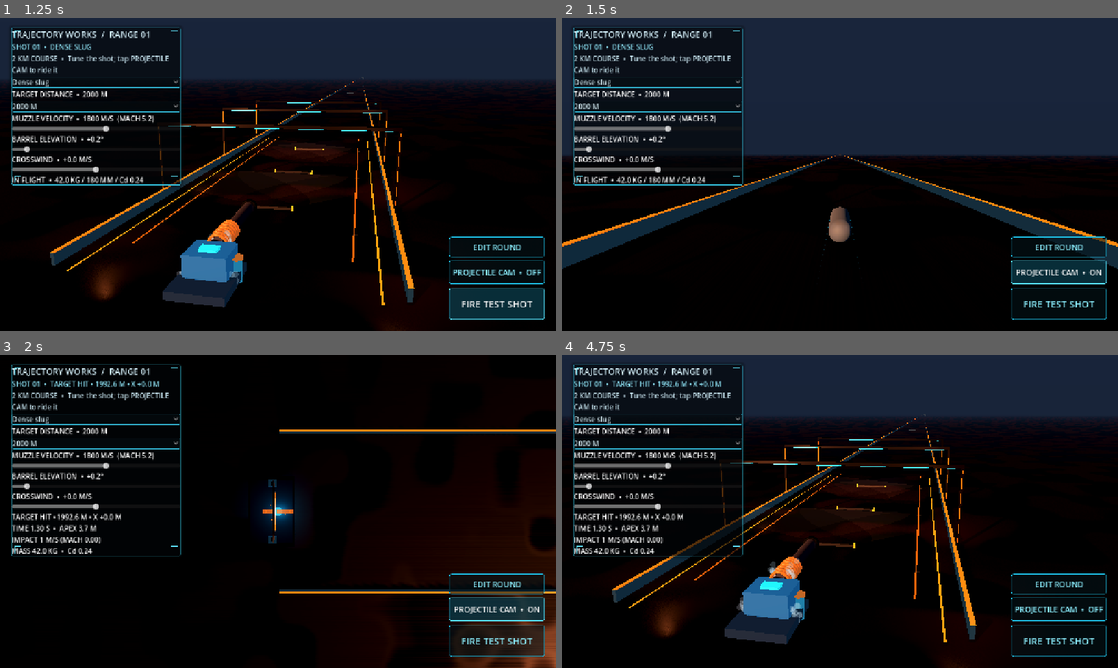
Above: before the commit, frames 1-4 (two rows, left to right).
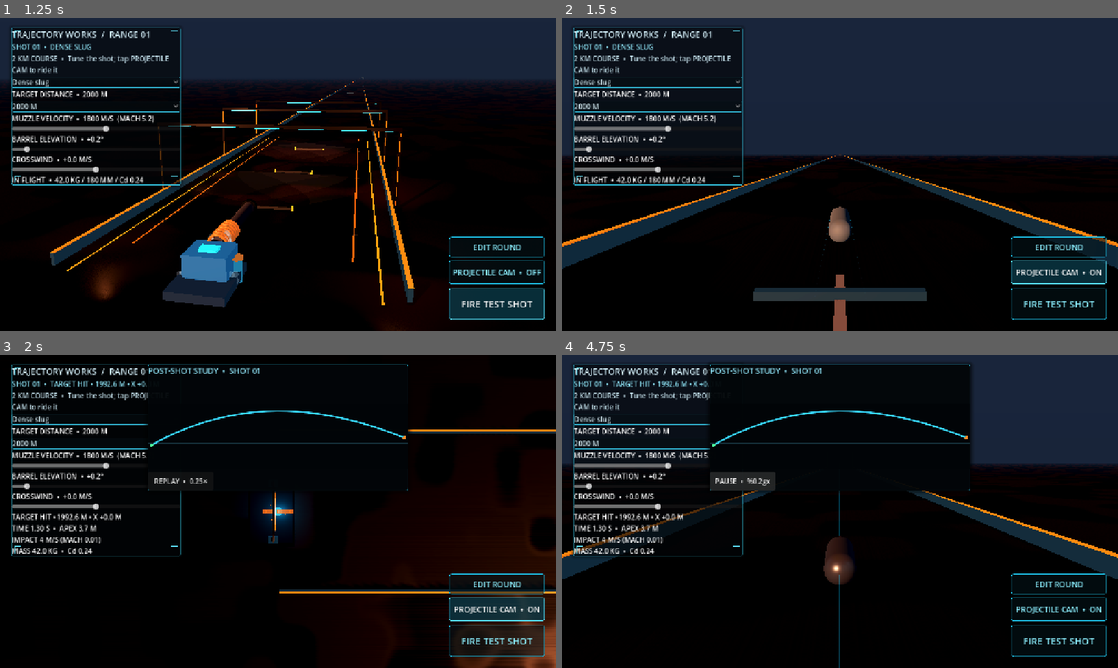
Above: after the commit, the same moments.

Repository: tpylman90-ctrl/Trajectory-Works
Game: Godot game, scene res://scenes/range.tscn
Same seed, same stepped clock (60 frames per second), same inputs: the game is played once before the commit and once after it.
Inputs (mouse positions are in pixels of both pictures, inside the frame that each line leads up to):
- Up to frame 1 (1.25 s): click "FIRE TEST SHOT" at 0.5 s
- Up to frame 2 (1.5 s): click "PROJECTILE CAM • OFF" at 1.25 s
- Up to frame 3 (2 s): no input
- Up to frame 4 (4.75 s): click "PROJECTILE CAM • ON" at 2 s; click (739, 480) at 2.75 s, where only the run after the commit has a clickable "REPLAY • 0.25×"; click (739, 480) at 3.5 s, where only the run after the commit has a clickable "PAUSE • %0.2gx"; click (739, 480) at 4.25 s, where only the run after the commit has a clickable "RESUME • %0.2gx"

Frame 1 is identical in both runs. In frame 2, 1.7% of the frame differs, in the area x 0-100%, y 45-100%; in frame 3, 1.6%; in frame 4, 24%, in the area x 0-100%, y 2-100%.
Error after the commit: unsupported format character in operator '%'. (res://scripts/range.gd:634)

Commit message:
Add detailed post-shot review and slow-motion replay

Diff:
--- a/scripts/range.gd
+++ b/scripts/range.gd
@@ -74,6 +74,58 @@
 var ground_mesh: PlaneMesh
 var ground_render_size := 100000.0
 var ground_home := Vector3(0.0, -0.12, 0.0)
+var shot_history: Array[Dictionary] = []
+var review_layer: CanvasLayer
+var review_summary: Label
+var review_compare: Label
+var review_plot: FlightPlot
+var replay_scrubber: HSlider
+var replay_speed_picker: OptionButton
+var replay_button: Button
+var replay_round: Node3D
+var replay_active := false
+var replay_paused := false
+var replay_time := 0.0
+var replay_rate := 0.25
+var replay_samples: Array = []
+var replay_design: Dictionary = {}
+var replay_duration := 0.0
+var replay_camera_scale := 10.0
+var replay_path: MeshInstance3D
+var replay_path_visible := true
+var replay_camera_scale_label: Label
+
+class FlightPlot extends Control:
+	var samples: Array = []
+	func _draw() -> void:
+		var area := size
+		draw_rect(Rect2(Vector2.ZERO, area), Color(0.006, 0.018, 0.028, 0.96), true)
+		for i in range(1, 5):
+			var y := area.y * float(i) / 5.0
+			draw_line(Vector2(0, y), Vector2(area.x, y), Color(0.16, 0.35, 0.42, 0.5), 1.0)
+		for i in range(1, 6):
+			var x := area.x * float(i) / 6.0
+			draw_line(Vector2(x, 0), Vector2(x, area.y), Color(0.16, 0.35, 0.42, 0.35), 1.0)
+		if samples.size() < 2:
+			draw_string(ThemeDB.fallback_font, Vector2(12, 22), "FLIGHT PROFILE • HEIGHT VS DOWNRANGE", HORIZONTAL_ALIGNMENT_LEFT, -1, 13, Color(0.55, 0.85, 0.91))
+			return
+		var min_x := float(samples[0].position.z)
+		var max_x := float(samples[0].position.z)
+		var max_y := 1.0
+		for sample in samples:
+			var p: Vector3 = sample.position
+			min_x = minf(min_x, p.z)
+			max_x = maxf(max_x, p.z)
+			max_y = maxf(max_y, p.y)
+		var span_x := maxf(absf(max_x - min_x), 1.0)
+		var pts := PackedVector2Array()
+		for sample in samples:
+			var p: Vector3 = sample.position
+			pts.append(Vector2(8.0 + ((p.z - min_x) / span_x) * (area.x - 16.0), area.y - 8.0 - (clampf(p.y, 0.0, max_y) / max_y) * (area.y - 24.0)))
+		draw_polyline(pts, Color(0.22, 0.86, 1.0), 2.5, true)
+		draw_circle(pts[0], 4.0, Color(1.0, 0.55, 0.16))
+		draw_circle(pts[pts.size() - 1], 4.0, Color(0.30, 1.0, 0.62))
+
 
 const ROUND_NOSES := ["Ogive", "Conical", "Round", "Flat"]
 const ROUND_MATERIALS := [
@@ -82,6 +134,19 @@
 	{"name": "Copper alloy", "density": 8960.0, "color": Color(0.72, 0.32, 0.15)},
 	{"name": "Tungsten alloy", "density": 18000.0, "color": Color(0.25, 0.31, 0.37)},
 ]
+
+
+func _process(delta: float) -> void:
+	if not replay_active or replay_paused or replay_samples.size() < 2:
+		return
+	replay_time = minf(replay_time + delta * replay_rate, replay_duration)
+	if is_instance_valid(replay_scrubber):
+		replay_scrubber.set_value_no_signal(replay_time)
+	_update_replay_pose()
+	if replay_time >= replay_duration:
+		replay_paused = true
+		if is_instance_valid(replay_button):
+			replay_button.text = "REPLAY COMPLETE  •  REPLAY"
 
 
 func _ready() -> void:
@@ -514,6 +579,284 @@
 	imported.name = "BlenderRangeSetDressing"
 	add_child(imported)
 	print("Using detailed Blender range set dressing.")
+
+
+func _show_shot_review() -> void:
+	if is_instance_valid(review_layer):
+		_stop_slow_replay()
+		review_layer.queue_free()
+	review_layer = CanvasLayer.new()
+	review_layer.layer = 20
+	add_child(review_layer)
+	var panel := PanelContainer.new()
+	panel.set_anchors_preset(Control.PRESET_CENTER_TOP)
+	panel.position = Vector2(-300.0, 22.0)
+	panel.custom_minimum_size = Vector2(600.0, 0.0)
+	var style := StyleBoxFlat.new()
+	style.bg_color = Color(0.008, 0.024, 0.034, 0.91)
+	style.border_color = Color(0.16, 0.78, 0.92, 0.9)
+	style.set_border_width_all(1)
+	style.set_corner_radius_all(4)
+	style.shadow_color = Color(0.0, 0.0, 0.0, 0.55)
+	style.shadow_size = 10
+	panel.add_theme_stylebox_override("panel", style)
+	review_layer.add_child(panel)
+	var stack := VBoxContainer.new()
+	stack.add_theme_constant_override("separation", 6)
+	panel.add_child(stack)
+	var heading := Label.new()
+	heading.text = "POST-SHOT STUDY  •  SHOT %02d" % int(shot_history.back().shot)
+	heading.add_theme_font_size_override("font_size", 18)
+	heading.add_theme_color_override("font_color", Color(0.58, 0.92, 1.0))
+	stack.add_child(heading)
+	review_summary = Label.new()
+	review_summary.autowrap_mode = TextServer.AUTOWRAP_WORD_SMART
+	review_summary.add_theme_color_override("font_color", Color(0.84, 0.92, 0.95))
+	stack.add_child(review_summary)
+	review_compare = Label.new()
+	review_compare.add_theme_color_override("font_color", Color(1.0, 0.66, 0.30))
+	stack.add_child(review_compare)
+	review_plot = FlightPlot.new()
+	review_plot.custom_minimum_size = Vector2(0.0, 150.0)
+	review_plot.size_flags_horizontal = Control.SIZE_EXPAND_FILL
+	review_plot.samples = shot_history.back().samples
+	stack.add_child(review_plot)
+	var row := HBoxContainer.new()
+	row.add_theme_constant_override("separation", 8)
+	stack.add_child(row)
+	replay_button = Button.new()
+	replay_button.text = "REPLAY  •  0.25×"
+	replay_button.custom_minimum_size = Vector2(150.0, 42.0)
+	replay_button.pressed.connect(_toggle_slow_replay)
+	row.add_child(replay_button)
+	replay_speed_picker = OptionButton.new()
+	for speed in [0.10, 0.25, 0.50, 1.0]:
+		replay_speed_picker.add_item("%0.2gx" % speed)
+	replay_speed_picker.select(1)
+	replay_speed_picker.item_selected.connect(_on_replay_speed_selected)
+	row.add_child(replay_speed_picker)
+	var path_button := Button.new()
+	path_button.text = "PATH TRACE  •  ON"
+	path_button.pressed.connect(_toggle_replay_path)
+	row.add_child(path_button)
+	var close_button := Button.new()
+	close_button.text = "CLOSE REVIEW"
+	close_button.pressed.connect(_close_shot_review)
+	row.add_child(close_button)
+	replay_camera_scale_label = Label.new()
+	replay_camera_scale_label.text = "CHASE FRAMING  •  %0.1f×" % replay_camera_scale
+	stack.add_child(replay_camera_scale_label)
+	var camera_scale_slider := HSlider.new()
+	camera_scale_slider.min_value = 6.0
+	camera_scale_slider.max_value = 18.0
+	camera_scale_slider.step = 0.5
+	camera_scale_slider.value = replay_camera_scale
+	camera_scale_slider.value_changed.connect(_on_replay_camera_scale_changed)
+	stack.add_child(camera_scale_slider)
+	replay_scrubber = HSlider.new()
+	replay_scrubber.min_value = 0.0
+	replay_scrubber.max_value = maxf(replay_duration, 0.01)
+	replay_scrubber.step = maxf(replay_duration / 500.0, 0.01)
+	replay_scrubber.value_changed.connect(_on_replay_scrubbed)
+	stack.add_child(replay_scrubber)
+	var axes := Label.new()
+	axes.text = "FLIGHT PROFILE  •  ALTITUDE VS DOWNRANGE     ORANGE: LAUNCH   CYAN: PATH   GREEN: END"
+	axes.add_theme_font_size_override("font_size", 12)
+	axes.add_theme_color_override("font_color", Color(0.55, 0.79, 0.85))
+	stack.add_child(axes)
+	_update_review_text()
+
+
+func _update_review_text() -> void:
+	if shot_history.is_empty() or not is_instance_valid(review_summary):
+		return
+	var shot: Dictionary = shot_history.back()
+	review_summary.text = "%s  •  RANGE %0.0f M  •  TIME %0.2f S\nAPEX %0.0f M  •  IMPACT %0.0f M/S (MACH %0.2f)  •  SPIN %0.0f RPM\nMASS %0.2f KG  •  DIAMETER %0.0f MM  •  PEAK MACH %0.2f  •  MAX Q %0.1f KPA" % [shot.outcome, shot.range, shot.time, shot.apex, shot.impact_speed, shot.impact_mach, shot.spin_rpm, shot.mass, shot.diameter * 1000.0, shot.peak_mach, shot.max_q / 1000.0]
+	if shot_history.size() > 1:
+		var previous: Dictionary = shot_history[shot_history.size() - 2]
+		review_compare.text = "VS SHOT %02d  •  RANGE %+0.1f M  •  APEX %+0.1f M  •  IMPACT SPEED %+0.1f M/S" % [previous.shot, float(shot.range) - float(previous.range), float(shot.apex) - float(previous.apex), float(shot.impact_speed) - float(previous.impact_speed)]
+	else:
+		review_compare.text = "SHOT HISTORY  •  FIRE AGAIN TO COMPARE THIS ROUND WITH YOUR NEXT DESIGN"
+
+
+func _toggle_replay_path() -> void:
+	replay_path_visible = not replay_path_visible
+	if is_instance_valid(replay_path):
+		replay_path.visible = replay_path_visible
+
+
+func _on_replay_camera_scale_changed(value: float) -> void:
+	replay_camera_scale = value
+	if is_instance_valid(replay_camera_scale_label):
+		replay_camera_scale_label.text = "CHASE FRAMING  •  %0.1f×" % value
+	_update_replay_pose()
+
+
+func _build_replay_path() -> void:
+	if is_instance_valid(replay_path):
+		replay_path.queue_free()
+	replay_path = MeshInstance3D.new()
+	var mesh := ImmediateMesh.new()
+	mesh.surface_begin(Mesh.PRIMITIVE_LINE_STRIP)
+	for i in range(replay_samples.size()):
+		var sample: Dictionary = replay_samples[i]
+		var alpha := lerpf(0.10, 0.74, float(i) / float(maxi(replay_samples.size() - 1, 1)))
+		mesh.surface_set_color(Color(0.12, 0.75, 0.94, alpha))
+		mesh.surface_add_vertex(sample.position)
+	mesh.surface_end()
+	var path_material := StandardMaterial3D.new()
+	path_material.shading_mode = BaseMaterial3D.SHADING_MODE_UNSHADED
+	path_material.transparency = BaseMaterial3D.TRANSPARENCY_ALPHA
+	path_material.vertex_color_use_as_albedo = true
+	path_material.albedo_color = Color.WHITE
+	path_material.emission_enabled = true
+	path_material.emission = Color(0.04, 0.24, 0.32)
+	path_material.emission_energy_multiplier = 0.25
+	path_material.no_depth_test = false
+	replay_path.mesh = mesh
+	replay_path.material_override = path_material
+	replay_path.cast_shadow = GeometryInstance3D.SHADOW_CASTING_SETTING_OFF
+	replay_path.visible = replay_path_visible
+	add_child(replay_path)
+
+
+func _close_shot_review() -> void:
+	_stop_slow_replay()
+	if is_instance_valid(review_layer):
+		review_layer.queue_free()
+	review_layer = null
+
+
+func _on_replay_speed_selected(index: int) -> void:
+	var rates := [0.10, 0.25, 0.50, 1.0]
+	replay_rate = float(rates[clampi(index, 0, rates.size() - 1)])
+	if is_instance_valid(replay_button):
+		replay_button.text = ("RESUME" if replay_paused else "PAUSE") + "  •  %0.2gx" % replay_rate
+
+
+func _toggle_slow_replay() -> void:
+	if replay_active and replay_paused and replay_time < replay_duration:
+		replay_paused = false
+		if is_instance_valid(replay_button):
+			replay_button.text = "PAUSE  •  %0.2gx" % replay_rate
+		return
+	if replay_active and not replay_paused:
+		replay_paused = true
+		if is_instance_valid(replay_button):
+			replay_button.text = "RESUME  •  %0.2gx" % replay_rate
+		return
+	if shot_history.is_empty():
+		return
+	var shot: Dictionary = shot_history.back()
+	replay_samples = shot.samples
+	replay_design = shot.design
+	replay_duration = float(shot.time)
+	replay_time = 0.0
+	replay_paused = false
+	replay_active = true
+	projectile_camera_enabled = true
+	if is_instance_valid(projectile_camera_button):
+		projectile_camera_button.text = "PROJECTILE CAM  •  ON"
+	_create_replay_round()
+	_build_replay_path()
+	_update_replay_pose()
+	if is_instance_valid(replay_scrubber):
+		replay_scrubber.max_value = maxf(replay_duration, 0.01)
+		replay_scrubber.set_value_no_signal(0.0)
+	if is_instance_valid(replay_button):
+		replay_button.text = "PAUSE  •  %0.2gx" % replay_rate
+
+
+func _create_replay_round() -> void:
+	if is_instance_valid(replay_round):
+		replay_round.queue_free()
+	replay_round = Node3D.new()
+	replay_round.name = "SlowMotionRoundReplay"
+	var model := MeshInstance3D.new()
+	var radius := float(replay_design.get("diameter", 0.18)) * 0.5
+	if str(replay_design.get("shape", "")) == "custom":
+		model.mesh = _build_round_mesh(replay_design)
+	elif str(replay_design.get("shape", "")) == "sphere":
+		var sphere := SphereMesh.new()
+		sphere.radius = radius
+		sphere.height = radius * 2.0
+		model.mesh = sphere
+	else:
+		var capsule := CapsuleMesh.new()
+		capsule.radius = radius
+		capsule.height = float(replay_design.get("length", radius * 3.0))
+		model.mesh = capsule
+		model.rotation.x = PI * 0.5
+	var color: Color = replay_design.get("color", Color(0.42, 0.55, 0.62))
+	var finish := StandardMaterial3D.new()
+	finish.albedo_color = color
+	finish.metallic = 0.82
+	finish.roughness = 0.29
+	finish.emission_enabled = true
+	finish.emission = Color(0.008, 0.055, 0.075)
+	finish.emission_energy_multiplier = 0.18
+	model.material_override = finish
+	replay_round.add_child(model)
+	add_child(replay_round)
+
+
+func _update_replay_pose() -> void:
+	if not replay_active or replay_samples.size() < 2:
+		return
+	var lo := 0
+	while lo < replay_samples.size() - 2 and float(replay_samples[lo + 1].time) < replay_time:
+		lo += 1
+	var a: Dictionary = replay_samples[lo]
+	var b: Dictionary = replay_samples[lo + 1]
+	var span := maxf(float(b.time) - float(a.time), 0.0001)
+	var t := clampf((replay_time - float(a.time)) / span, 0.0, 1.0)
+	var position: Vector3 = a.position.lerp(b.position, t)
+	var rotation_a: Quaternion = a.rotation
+	var rotation_b: Quaternion = b.rotation
+	var rotation := rotation_a.slerp(rotation_b, t).normalized()
+	if is_instance_valid(replay_round):
+		replay_round.global_position = position
+		replay_round.global_basis = Basis(rotation)
+	var velocity: Vector3 = a.velocity.lerp(b.velocity, t)
+	_update_replay_camera(position, velocity, float(replay_design.get("diameter", 0.18)))
+
+
+func _update_replay_camera(position: Vector3, velocity: Vector3, diameter: float) -> void:
+	if not projectile_camera_enabled:
+		return
+	var forward := velocity.normalized() if velocity.length_squared() > 0.01 else Vector3.FORWARD
+	var stable_up := Vector3.UP if absf(forward.dot(Vector3.UP)) < 0.97 else Vector3.RIGHT
+	var distance := clampf(diameter * replay_camera_scale, diameter * 5.0, diameter * 24.0)
+	camera.far = clampf(110000.0 + position.y * 24.0, 110000.0, 15000000.0)
+	camera.fov = 54.0
+	camera.global_position = position - forward * distance + stable_up * distance * 0.32
+	camera.look_at(position + forward * maxf(diameter * 8.0, 1.8), stable_up)
+
+
+func _on_replay_scrubbed(value: float) -> void:
+	if replay_samples.is_empty():
+		return
+	replay_time = clampf(value, 0.0, replay_duration)
+	replay_active = true
+	replay_paused = true
+	if not is_instance_valid(replay_round):
+		_create_replay_round()
+		_build_replay_path()
+	_update_replay_pose()
+	if is_instance_valid(replay_button):
+		replay_button.text = "RESUME  •  %0.2gx" % replay_rate
+
+
+func _stop_slow_replay() -> void:
+	replay_active = false
+	replay_paused = true
+	replay_samples.clear()
+	if is_instance_valid(replay_round):
+		replay_round.queue_free()
+	replay_round = null
+	if is_instance_valid(replay_path):
+		replay_path.queue_free()
+	replay_path = null
 
 
 func _build_hud() -> void:
@@ -1455,6 +1798,12 @@
 
 
 func _toggle_projectile_camera() -> void:
+	if replay_active:
+		projectile_camera_enabled = not projectile_camera_enabled
+		if is_instance_valid(projectile_camera_button):
+			projectile_camera_button.text = "PROJECTILE CAM  •  ON" if projectile_camera_enabled else "PROJECTILE CAM  •  OFF"
+		_update_replay_pose()
+		return
 	projectile_camera_enabled = not projectile_camera_enabled
 	if projectile_camera_enabled:
 		followed_projectile = last_projectile if is_instance_valid(last_projectile) else null
@@ -1637,7 +1986,10 @@
 		followed_projectile = projectile
 	projectile.set_meta("design", design)
 	projectile.set_meta("wind_x", wind_slider.value)
-	active_shots[projectile.get_instance_id()] = {"body": projectile, "number": shot_count, "time": 0.0, "max_height": projectile.global_position.y, "origin": projectile.global_position, "design": design}
+	var initial_atmosphere := _atmosphere_state(projectile.global_position.y)
+	var initial_spin := absf(projectile.angular_velocity.dot(-projectile.global_transform.basis.z.normalized())) * 60.0 / TAU
+	var initial_sample := {"time": 0.0, "position": projectile.global_position, "rotation": projectile.global_transform.basis.get_rotation_quaternion(), "velocity": projectile.linear_velocity, "mach": projectile.linear_velocity.length() / maxf(float(initial_atmosphere.sound_speed), 1.0), "spin_rpm": initial_spin, "q": 0.5 * float(initial_atmosphere.density) * projectile.linear_velocity.length_squared()}
+	active_shots[projectile.get_instance_id()] = {"body": projectile, "number": shot_count, "time": 0.0, "sample_timer": 0.0, "samples": [initial_sample], "max_height": projectile.global_position.y, "max_q": 0.0, "peak_mach": 0.0, "peak_spin_rpm": initial_spin, "origin": projectile.global_position, "design": design}
 	analysis_label.text = "IN FLIGHT  •  %0.1f KG / %0.0f MM / Cd %0.2f" % [design.mass, design.diameter * 1000.0, design.cd]
 	# Shots remain active until impact; the long failsafe only cleans up runaway bodies.
 
@@ -1748,10 +2100,18 @@
 	}
 
 
-func _mach_drag_multiplier(mach: float) -> float:
-	var transonic_peak := 0.28 * exp(-pow((mach - 1.0) / 0.32, 2.0))
-	var high_mach_reduction := 0.08 * clampf((mach - 3.0) / 2.0, 0.0, 1.0)
-	return 1.0 + transonic_peak - high_mach_reduction
+func _mach_drag_multiplier(mach: float, nose: String = "Ogive") -> float:
+	# A compact transonic drag rise followed by the milder coefficient change
+	# typical of slender supersonic bodies; blunt noses retain more pressure drag.
+	var nose_factor := 1.0
+	match nose.to_lower():
+		"flat": nose_factor = 1.55
+		"round": nose_factor = 1.25
+		"conical": nose_factor = 0.94
+	var transonic_peak := 0.34 * nose_factor * exp(-pow((mach - 1.0) / 0.34, 2.0))
+	var subsonic_curve := 1.0 + 0.10 * clampf((0.8 - mach) / 0.8, 0.0, 1.0)
+	var supersonic_relief := 0.10 * clampf((mach - 2.0) / 6.0, 0.0, 0.7)
+	return maxf(subsonic_curve + transonic_peak - supersonic_relief, 0.68)
 
 
 func _physics_process(_delta: float) -> void:
@@ -1765,7 +2125,11 @@
 		var local_gravity := AIR_GRAVITY * pow(EARTH_RADIUS / (EARTH_RADIUS + altitude), 2.0)
 		projectile.apply_central_force(Vector3.DOWN * projectile.mass * local_gravity)
 		var velocity := projectile.linear_velocity
-		var relative_air_velocity := velocity - Vector3(float(projectile.get_meta("wind_x")), 0.0, 0.0)
+		var base_wind := float(projectile.get_meta("wind_x"))
+		var altitude_shear := signf(base_wind) * minf(absf(base_wind) * 0.8, absf(base_wind) * clampf(altitude / 6000.0, 0.0, 0.8))
+		var course_gust := sin(projectile.global_position.z * 0.0013 + altitude * 0.00017 + float(shot.number)) * absf(base_wind) * 0.12
+		var wind_at_round := base_wind + altitude_shear + course_gust
+		var relative_air_velocity := velocity - Vector3(wind_at_round, 0.0, 0.0)
 		var speed := relative_air_velocity.length()
 		if speed > 0.01:
 			var design: Dictionary = shot.design
@@ -1787,12 +2151,17 @@
 			var atmosphere := _atmosphere_state(projectile.global_position.y)
 			var density := float(atmosphere.density)
 			var mach := speed / maxf(float(atmosphere.sound_speed), 1.0)
-			var drag := 0.5 * density * effective_cd * _mach_drag_multiplier(mach) * projected_area * speed * speed
+			var nose_name := str(design.get("nose", "Ogive"))
+			var drag := 0.5 * density * effective_cd * _mach_drag_multiplier(mach, nose_name) * projected_area * speed * speed
+			var dynamic_pressure := 0.5 * density * speed * speed
+			shot.max_q = maxf(float(shot.get("max_q", 0.0)), dynamic_pressure)
+			shot.peak_mach = maxf(float(shot.get("peak_mach", 0.0)), mach)
 			projectile.apply_central_force(-relative_air_velocity.normalized() * drag)
 			if design.shape != "sphere" and speed > 1.0:
-				var dynamic_pressure := 0.5 * density * speed * speed
 				var alignment_error := axis.cross(relative_air_velocity.normalized())
 				var spin_rate := projectile.angular_velocity.dot(axis)
+				var spin_rpm := absf(spin_rate) * 60.0 / TAU
+				shot.peak_spin_rpm = maxf(float(shot.get("peak_spin_rpm", 0.0)), spin_rpm)
 				var spin_stability := 1.0 / (1.0 + absf(spin_rate) * 0.018)
 				var stability_torque := alignment_error * minf(dynamic_pressure * projected_area * float(design.length) * 0.00004, 30.0) * spin_stability
 				var rotational_damping := projectile.angular_velocity * minf(dynamic_pressure * projected_area * float(design.length) * 0.000003, 5.0)
@@ -1825,7 +2194,17 @@
 			_update_projectile_camera(projectile)
 		shot.time = float(shot.time) + _delta
 		shot.max_height = maxf(float(shot.max_height), projectile.global_position.y)
+		shot.sample_timer = float(shot.get("sample_timer", 0.0)) + _delta
+		if float(shot.sample_timer) >= 0.05:
+			shot.sample_timer = fmod(float(shot.sample_timer), 0.05)
+			var sample_atmosphere := _atmosphere_state(projectile.global_position.y)
+			var sample_axis := -projectile.global_transform.basis.z.normalized()
+			var sample_spin := absf(projectile.angular_velocity.dot(sample_axis)) * 60.0 / TAU
+			var samples: Array = shot.samples
+			samples.append({"time": shot.time, "position": projectile.global_position, "rotation": projectile.global_transform.basis.get_rotation_quaternion(), "velocity": projectile.linear_velocity, "mach": projectile.linear_velocity.length() / maxf(float(sample_atmosphere.sound_speed), 1.0), "spin_rpm": sample_spin, "q": 0.5 * float(sample_atmosphere.density) * projectile.linear_velocity.length_squared()})
+			shot.samples = samples
 		if shot.time >= MAX_SHOT_FLIGHT_TIME or projectile.global_position.distance_squared_to(shot.origin) >= MAX_SHOT_TRAVEL * MAX_SHOT_TRAVEL:
+			_finish_shot(shot, projectile, "FLIGHT TIME LIMIT", projectile.linear_velocity.length())
 			_remove_projectile(projectile)
 			continue
 		active_shots[shot_id] = shot
@@ -1954,12 +2333,39 @@
 	_spawn_impact_splash(impact_position, impact_normal, shot.design, impact_speed)
 	var impact_atmosphere := _atmosphere_state(projectile.global_position.y)
 	var impact_mach := impact_speed / maxf(float(impact_atmosphere.sound_speed), 1.0)
+	var final_samples: Array = shot.samples
+	final_samples.append({"time": shot.time, "position": projectile.global_position, "rotation": projectile.global_transform.basis.get_rotation_quaternion(), "velocity": projectile.linear_velocity, "mach": impact_mach, "spin_rpm": absf(projectile.angular_velocity.dot(-projectile.global_transform.basis.z.normalized())) * 60.0 / TAU, "q": 0.5 * float(impact_atmosphere.density) * impact_speed * impact_speed})
+	shot.samples = final_samples
+	_finish_shot(shot, projectile, result, impact_speed)
 	analysis_label.text = "%s\nTIME %0.2f S  •  APEX %0.1f M\nIMPACT %0.0f M/S (MACH %0.2f)\nMASS %0.1f KG  •  Cd %0.2f" % [result, shot.time, shot.max_height, impact_speed, impact_mach, shot.design.mass, shot.design.cd]
 	active_shots.erase(shot_id)
 	if projectile == followed_projectile:
 		_hold_projectile_camera_at_impact(impact_position, incoming)
 	if projectile == last_projectile:
 		last_projectile = null
+
+
+func _finish_shot(shot: Dictionary, projectile: RigidBody3D, outcome: String, impact_speed: float) -> void:
+	var displacement: Vector3 = projectile.global_position - shot.origin
+	var atmosphere := _atmosphere_state(projectile.global_position.y)
+	var design: Dictionary = shot.design
+	var final_spin := absf(projectile.angular_velocity.dot(-projectile.global_transform.basis.z.normalized())) * 60.0 / TAU
+	var final_atmosphere := _atmosphere_state(projectile.global_position.y)
+	var sample_copy: Array = shot.samples.duplicate(true)
+	var terminal_time := float(shot.time)
+	if sample_copy.is_empty() or absf(float(sample_copy.back().time) - terminal_time) > 0.001:
+		sample_copy.append({"time": terminal_time, "position": projectile.global_position, "rotation": projectile.global_transform.basis.get_rotation_quaternion(), "velocity": projectile.linear_velocity, "mach": impact_speed / maxf(float(final_atmosphere.sound_speed), 1.0), "spin_rpm": final_spin, "q": 0.5 * float(final_atmosphere.density) * impact_speed * impact_speed})
+	var summary := {
+		"shot": int(shot.number), "outcome": outcome, "range": maxf(-displacement.z, 0.0), "offset_x": displacement.x,
+		"time": float(shot.time), "apex": float(shot.max_height), "impact_speed": impact_speed,
+		"impact_mach": impact_speed / maxf(float(atmosphere.sound_speed), 1.0), "spin_rpm": maxf(final_spin, float(shot.get("peak_spin_rpm", 0.0))),
+		"mass": float(design.mass), "diameter": float(design.diameter), "peak_mach": float(shot.get("peak_mach", 0.0)),
+		"max_q": float(shot.get("max_q", 0.0)), "samples": sample_copy, "design": design.duplicate(true)
+	}
+	shot_history.append(summary)
+	while shot_history.size() > 8:
+		shot_history.pop_front()
+	_show_shot_review()
 
 
 func _remove_projectile(projectile: RigidBody3D) -> void:
